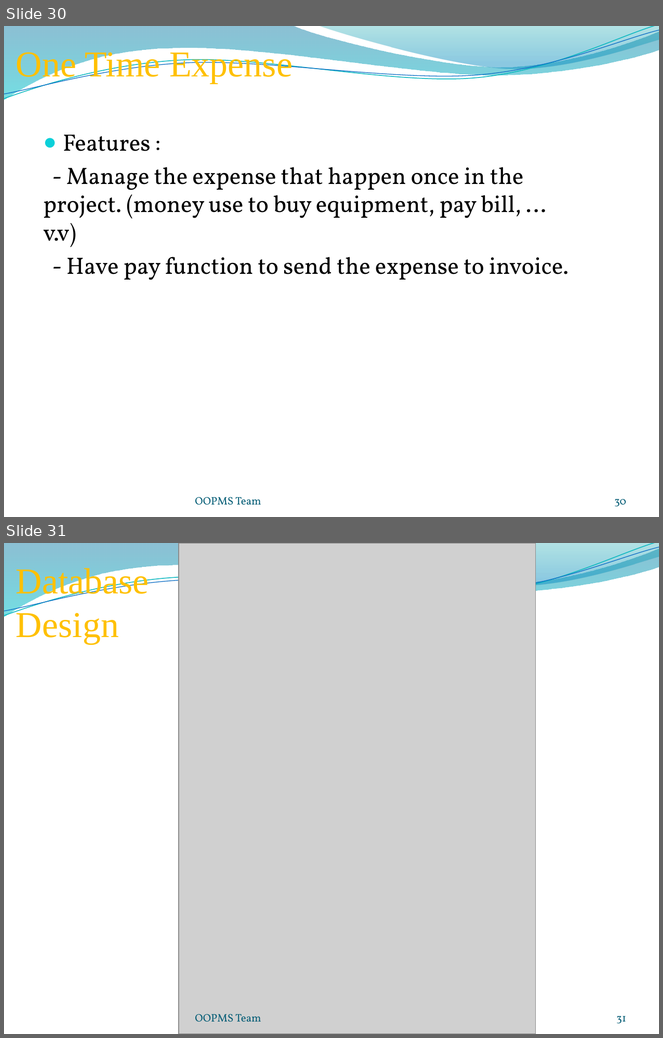
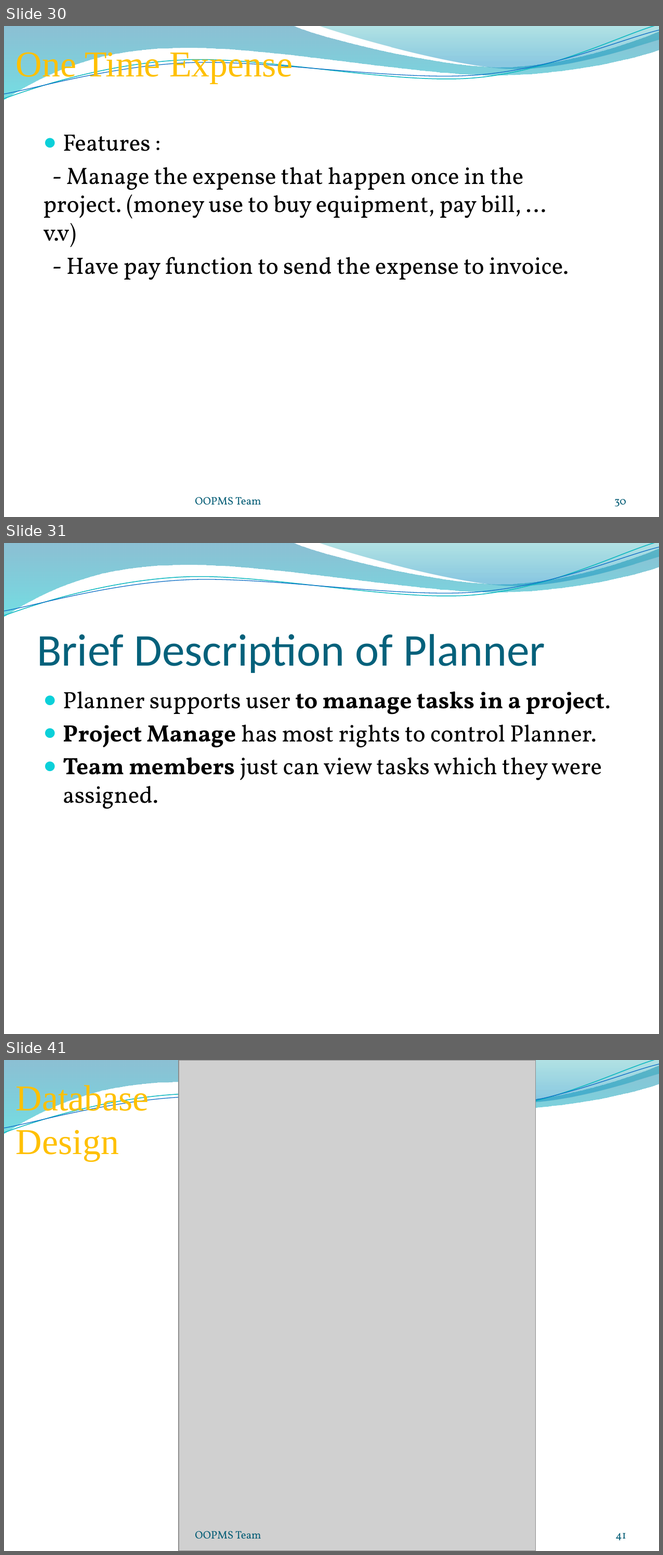
Before and after one commit to gofpattern/oopms, a slide deck: Document/Report/Presentation/OOPMS_Presentation_v1.0.pptx. Shown one above the other, each under a label of ours: slides 30 and 31 before the commit, slides 30, 31 and 41 after it; the slides between them are not shown. The pictures are 663x1038 and 663x1555 pixels, drawn with LibreOffice and Linux fonts; fonts in the diff are those of the drawing; grey boxes stand for pictures; background and template pictures are left out. Boxes give left, top, right and bottom in pixels: in the first picture for what was removed or moved away, otherwise in the second. Text is boxed around its words. In the diff, an @@ line names an element or a change of style, - is before the commit and + after.

```diff
--- a/Document/Report/Presentation/OOPMS_Presentation_v1.0.pptx
+++ b/Document/Report/Presentation/OOPMS_Presentation_v1.0.pptx
@@ slide 31 added at (x1=4, y1=543, x2=659, y2=1034), background picture (left out); not listed: 4 template elements that a slide beside it also shows @@
@@ title added at (x1=37, y1=634, x2=545, y2=673), 50 pt, text #04617B @@
+Brief Description of Planner
@@ text added at (x1=63, y1=691, x2=610, y2=809), 26 pt, text #000000 @@
+● Planner supports user to manage tasks in a project.
+● Project Manage has most rights to control Planner.
+● Team members just can view tasks which they were assigned.
@@ what was slide 31 is now slide 41 @@
@@ page number at (x1=616, y1=1533, x2=626, y2=1541): text changed @@
-31
+41
```
Also in this commit, not shown: 2 slides changed, 9 other slides added.
